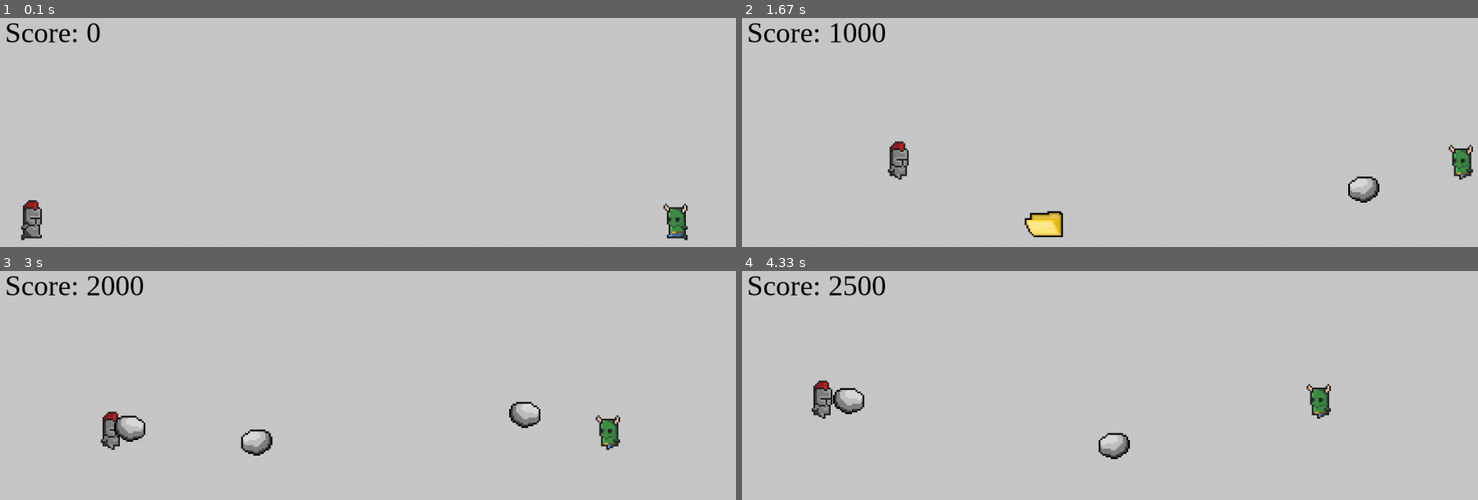
Above: before the commit, frames 1-4 (two rows, left to right).
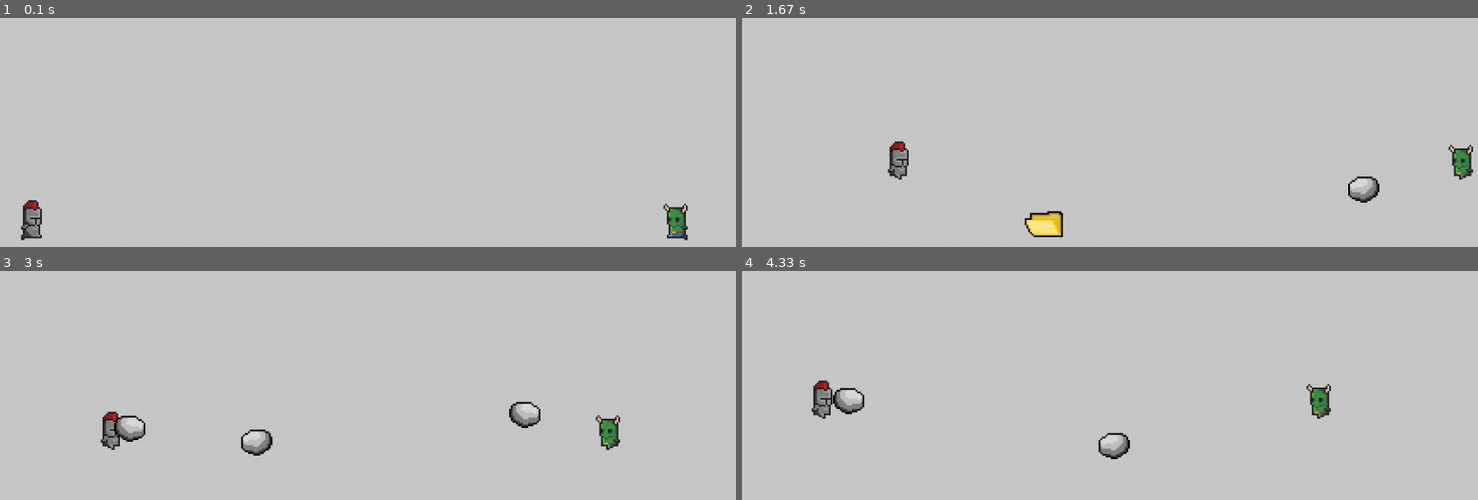
Above: after the commit, the same moments.

Repository: OscarVinhNguyen/RPS_Shoot
Game: pygame game, started from pygame_rock_paper_scissors.py
The game is run twice, just before and just after one commit, with the same random seed, the same clock (stepped at 60 frames per second) and the same inputs.
Inputs:
- Up to frame 1 (0.1 s): no input
- Up to frame 2 (1.67 s): tap Enter at 0.33 s; hold Right 0.67-1.13 s; hold D 0.67-1.13 s; tap F at 0.73, 1.03, 1.23, 1.57 s; tap G at 0.82 s; hold Up 1.17-1.47 s; hold W 1.17-1.47 s; tap Right Shift at 1.32 s; hold Right from 1.5 s (still down); hold D from 1.5 s (still down)
- Up to frame 3 (3 s): tap F at 1.87, 2.07, 2.37, 2.97 s; release Right at 1.97 s; release D at 1.97 s; hold Left 2-2.53 s; hold A 2-2.53 s; tap G at 2.15 s; tap \ at 2.57 s; hold Down from 2.9 s (still down); hold S from 2.9 s (still down)
- Up to frame 4 (4.33 s): release Down at 3.2 s; release S at 3.2 s; hold Left 3.23-3.63 s; hold A 3.23-3.63 s; tap F at 3.3, 3.6, 3.73, 4.13 s; tap G at 3.38 s; hold Up 3.67-4.03 s; hold W 3.67-4.03 s; tap Right Shift at 3.82 s; hold Right from 4.07 s (still down); hold D from 4.07 s (still down)

The runs differ from the first frame. In frame 1, 0.4% of the frame differs, in the area x 0-14%, y 2-11%; in frame 2, 0.6%; in frame 3, 0.6%, in the area x 0-20%, y 2-11%; in frame 4, 0.6%.

Commit message:
Revert "Score implemented"

Diff:
--- a/pygame_rock_paper_scissors.py
+++ b/pygame_rock_paper_scissors.py
@@ -8,9 +8,6 @@
 
 import pygame
 import time
-pygame.font.init()
-
-score = 0
 
 class Player():
     def __init__(self, mode, color, x, y, spd, cooldown):
@@ -95,25 +92,18 @@
                 if results == -10:
                     all_bullets.pop(all_bullets.index(player_1_proj))
                     all_bullets.pop(all_bullets.index(player_2_proj))
-                    global score
-                    score += 500
                 elif results == -12 or results == -9:
                     all_bullets.pop(all_bullets.index(player_2_proj))
-                    score += 1000
                 elif results == -8 or results == -11:
                     all_bullets.pop(all_bullets.index(player_1_proj))
-                    score += 1000
 
     def player_collision(self, bullets_list):
         if self.direction == 1: # checking bullet collisions with players
             if check_collision(self, player_2):
                 bullets_list.pop(bullets_list.index(self))
-                global score
-                score += 10000
         if self.direction == -1:
             if check_collision(self, player_1):
                 bullets_list.pop(bullets_list.index(self))
-                score += 10000
 
     def move_bullet(self, bullets_list):
         if self.x > 0 and self.x < win_w: # bullet movement
@@ -151,10 +141,6 @@
     def draw(self, surface, cell_index, x, y, handle=0):
         surface.blit(self.sheet, (x+self.handle[handle][0], y+self.handle[handle][1]), self.cells[cell_index])
 
-def draw_text():
-    score_label = main_font.render(f"Score: {score}", 1, (0,0,0))
-    win.blit(score_label, (10, 10))
-
 def scale_sprite(sprite, sprite_size, cols, rows, scale_factor):
     """scale a sprite given the arguments"""
     return pygame.transform.scale(sprite, (cols*sprite_size*scale_factor, rows*sprite_size*scale_factor))
@@ -173,8 +159,6 @@
 win = pygame.display.set_mode((win_w, win_h))
 
 pygame.display.set_caption("Rock, Paper, Scissors, Shoot")
-
-main_font = pygame.font.SysFont("timesnewroman", 50)
 
 FPS = 60 # 60 frames per second that will be set later in the run loop: clock.tick(FPS)
 clock = pygame.time.Clock()
@@ -210,21 +194,15 @@
 
 bullets = [] # bullet object list
 
-run = True
+run = True # main run loop thingy
 while run:
     clock.tick(FPS)
 
-    keys = pygame.key.get_pressed()
-
-    if keys[pygame.K_ESCAPE]:
-        run = False
     for event in pygame.event.get():
         if event.type == pygame.QUIT:
           run = False
 
     win.fill((200, 200, 200))
-
-    draw_text()
 
         # sprite (index) frame rate
     index_timer += 1
@@ -244,6 +222,8 @@
         bullet.move_bullet(bullets)
         bullet.draw_bullet()
 
+    keys = pygame.key.get_pressed()
+
     # player 1 controls (movement, screen boundaries, shooting)
     if player_1_has_control:
         player_1.RPS_shoot_controls(1)
